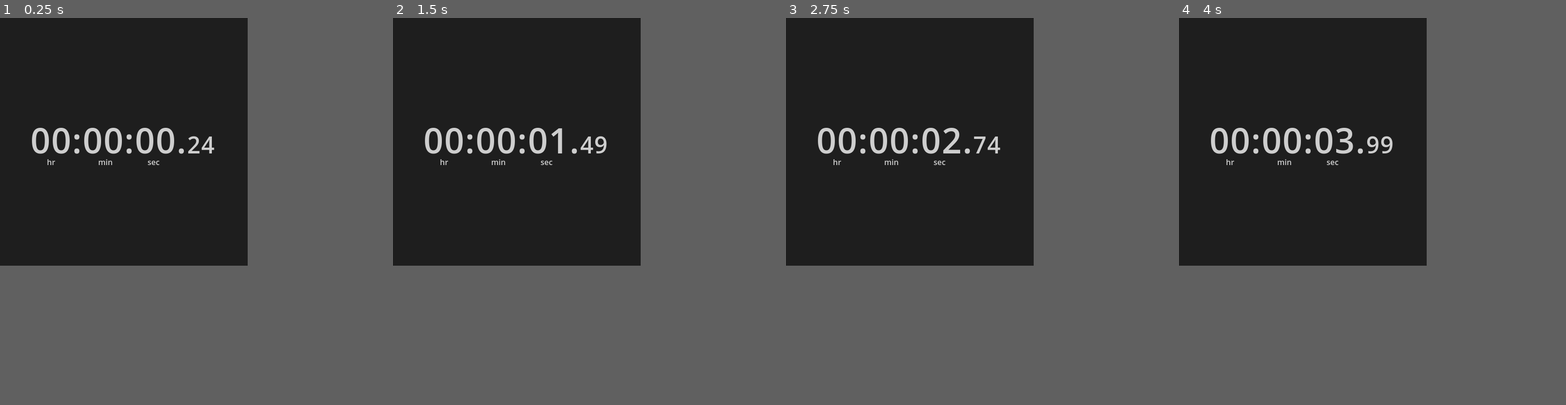
Above: before the commit, frames 1-4 (left to right).
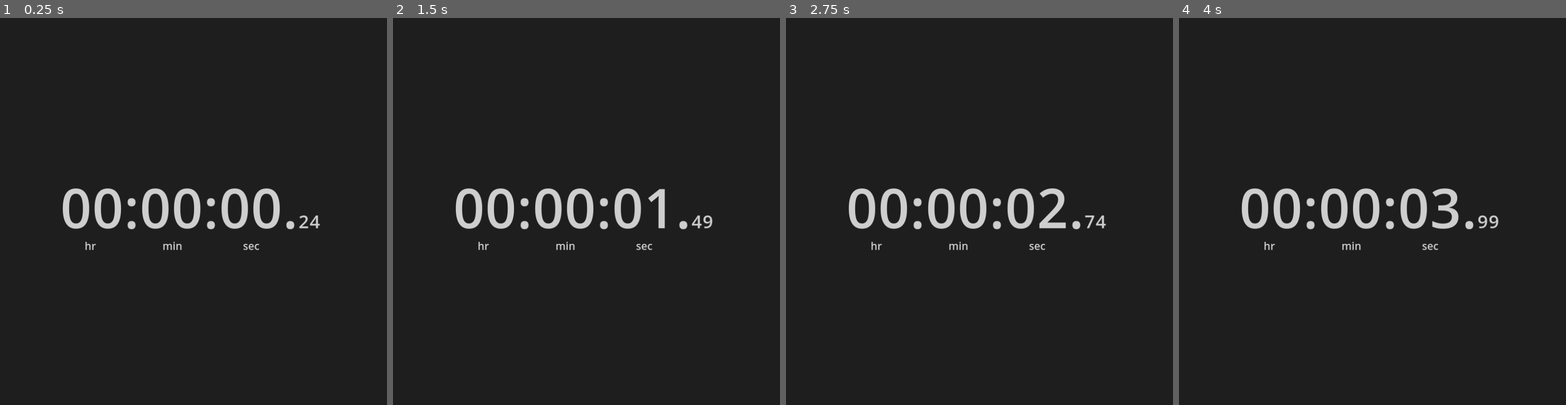
Above: after the commit, the same moments.

Repository: LiteFeather1/ltf-stopwatch
Game: Godot game, scene res://main.tscn
Two runs of this game, one before a commit and one after it. Both use one fixed random seed, a clock stepped at 60 frames per second and the inputs below.
Inputs:
- Up to frame 1 (0.25 s): no input
- Up to frame 2 (1.5 s): no input
- Up to frame 3 (2.75 s): no input
- Up to frame 4 (4 s): no input
In our replay, the window is 512x512 before the commit and 800x800 after it. These sizes can differ from the game's own. Grey fills any space a smaller window leaves; there, only what the larger window draws over its background counts as a difference.

The runs differ from the first frame. In frame 1, 4.0% of the frame differs, in the area x 8-83%, y 28-60%; in frame 2, 3.8%; in frame 3, 3.9%; in frame 4, 4.0%.

Commit message:
Doubled the window resolution and all the fonts sizes. This should lead to crisper text

Diff:
--- a/main.tscn
+++ b/main.tscn
@@ -17,9 +17,9 @@
 anchor_top = 0.5
 anchor_right = 0.5
 anchor_bottom = 0.5
-offset_left = -193.0
-offset_top = -53.0
-offset_right = 193.0
-offset_bottom = 53.0
+offset_left = -352.0
+offset_top = -110.0
+offset_right = 352.0
+offset_bottom = 110.0
 grow_horizontal = 2
 grow_vertical = 2
--- a/project.godot
+++ b/project.godot
@@ -20,8 +20,10 @@
 
 [display]
 
-window/size/viewport_width=512
-window/size/viewport_height=512
+window/size/viewport_width=1024
+window/size/viewport_height=1024
+window/size/window_width_override=512
+window/size/window_height_override=512
 window/stretch/mode="canvas_items"
 window/stretch/aspect="expand"
 
--- a/scenes/stopwatch.tscn
+++ b/scenes/stopwatch.tscn
@@ -5,8 +5,8 @@
 
 [node name="stopwatch" type="VBoxContainer"]
 modulate = Color(0.807843, 0.807843, 0.807843, 1)
-offset_right = 394.0
-offset_bottom = 106.0
+offset_right = 704.0
+offset_bottom = 204.0
 theme_override_constants/separation = -16
 alignment = 1
 script = ExtResource("1_s5has")
@@ -15,7 +15,7 @@
 unique_name_in_owner = true
 layout_mode = 2
 theme_override_fonts/normal_font = ExtResource("1_nka5i")
-theme_override_font_sizes/normal_font_size = 72
+theme_override_font_sizes/normal_font_size = 144
 bbcode_enabled = true
 text = "00:00:00.[font_size=48]00[/font_size]"
 fit_content = true
@@ -27,26 +27,29 @@
 [node name="HSeparator" type="VSeparator" parent="hbc_hr_min_sec"]
 modulate = Color(1, 1, 1, 0)
 layout_mode = 2
-theme_override_constants/separation = 30
+theme_override_constants/separation = 60
 
 [node name="l_hr" type="Label" parent="hbc_hr_min_sec"]
 layout_mode = 2
+theme_override_font_sizes/font_size = 28
 text = "hr"
 
 [node name="HSeparator2" type="VSeparator" parent="hbc_hr_min_sec"]
 modulate = Color(1, 1, 1, 0)
 layout_mode = 2
-theme_override_constants/separation = 80
+theme_override_constants/separation = 168
 
 [node name="l_min" type="Label" parent="hbc_hr_min_sec"]
 layout_mode = 2
+theme_override_font_sizes/font_size = 28
 text = "min"
 
 [node name="HSeparator3" type="VSeparator" parent="hbc_hr_min_sec"]
 modulate = Color(1, 1, 1, 0)
 layout_mode = 2
-theme_override_constants/separation = 64
+theme_override_constants/separation = 152
 
 [node name="l_sec" type="Label" parent="hbc_hr_min_sec"]
 layout_mode = 2
+theme_override_font_sizes/font_size = 28
 text = "sec"
